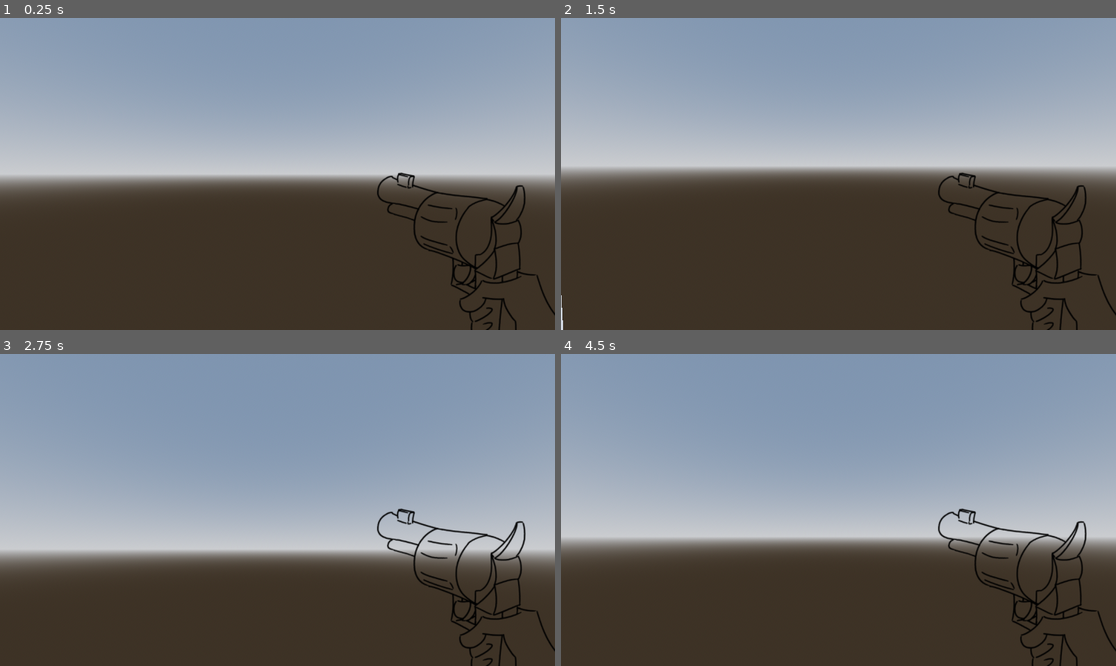
Above: before the commit, frames 1-4 (two rows, left to right).
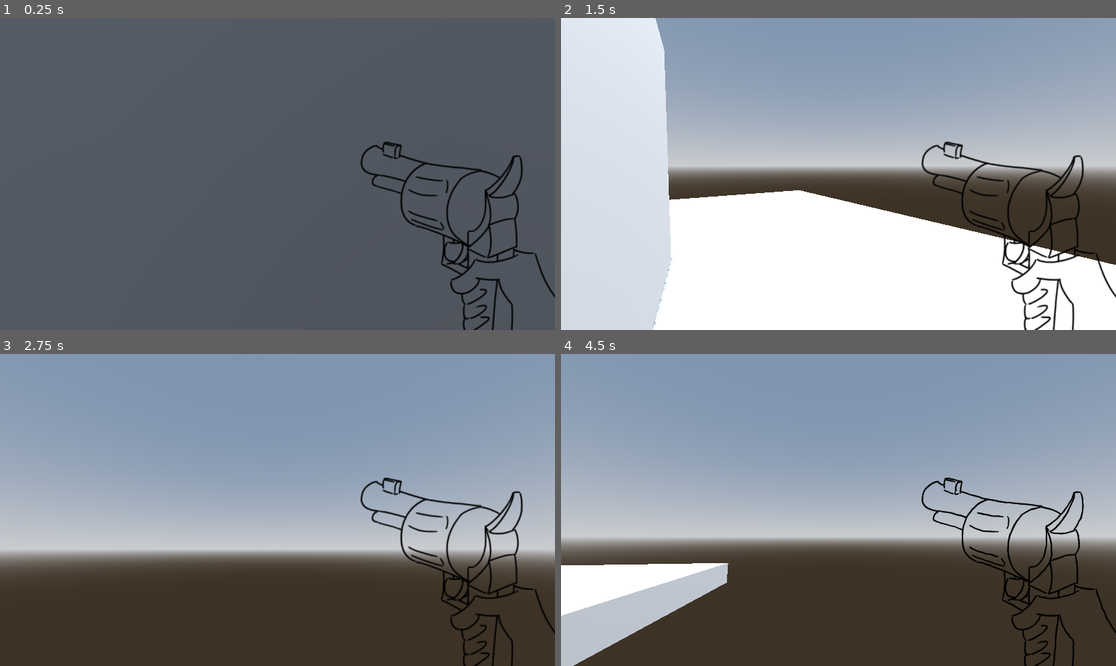
Above: after the commit, the same moments.

Repository: BootaroTC/GameJam---Gumshoe
Game: Godot game, scene res://Scene/TestScene/node_3d.tscn
Same seed, same stepped clock (60 frames per second), same inputs: the game is played once before the commit and once after it.
Inputs (mouse positions are in pixels of both pictures, inside the frame that each line leads up to):
- Up to frame 1 (0.25 s): no input
- Up to frame 2 (1.5 s): move the mouse to (866, 174) at 0.52 s; hold W (forward) from 0.53 s (still down); move the mouse to (810, 174) at 1.27 s
- Up to frame 3 (2.75 s): keep holding W (forward); move the mouse to (288, 503) at 2.02 s
- Up to frame 4 (4.5 s): keep holding W (forward); move the mouse to (832, 516) at 2.77 s; move the mouse to (877, 513) at 3.52 s; move the mouse to (794, 506) at 4.27 s

The runs differ from the first frame. In frame 1, 99% of the frame differs, in the area x 0-100%, y 0-100%; in frame 2, 50%; in frame 3, 3.3%; in frame 4, 9.1%.

Commit message:
AnimatedSprite

Diff:
--- a/Scene/PlayerScene/player.tscn
+++ b/Scene/PlayerScene/player.tscn
@@ -1,7 +1,10 @@
-[gd_scene load_steps=8 format=3 uid="uid://cxn6fsb5astcu"]
+[gd_scene load_steps=12 format=3 uid="uid://cxn6fsb5astcu"]
 
 [ext_resource type="Script" uid="uid://dhad0e865fcq0" path="res://Scripts/PlayerScript/player.gd" id="1_ikhmg"]
 [ext_resource type="Texture2D" uid="uid://yk8wywjeh8tv" path="res://Sprites/Misc/Gun.png" id="2_3csk6"]
+[ext_resource type="Texture2D" uid="uid://ujsgnj2bmffj" path="res://Sprites/Misc/Gun_00001.png" id="3_5nuyq"]
+[ext_resource type="Texture2D" uid="uid://6bdtybbx65y6" path="res://Sprites/Misc/Gun_00002.png" id="4_ypcrx"]
+[ext_resource type="Texture2D" uid="uid://crjqklowipup8" path="res://Sprites/Misc/Gun_00003.png" id="5_6qdyf"]
 
 [sub_resource type="ProceduralSkyMaterial" id="ProceduralSkyMaterial_ikhmg"]
 sky_horizon_color = Color(0.66224277, 0.6717428, 0.6867428, 1)
@@ -18,6 +21,26 @@
 [sub_resource type="CapsuleMesh" id="CapsuleMesh_xp4ec"]
 
 [sub_resource type="CapsuleShape3D" id="CapsuleShape3D_ikhmg"]
+
+[sub_resource type="SpriteFrames" id="SpriteFrames_3csk6"]
+animations = [{
+"frames": [{
+"duration": 1.0,
+"texture": ExtResource("2_3csk6")
+}, {
+"duration": 1.0,
+"texture": ExtResource("3_5nuyq")
+}, {
+"duration": 1.0,
+"texture": ExtResource("4_ypcrx")
+}, {
+"duration": 1.0,
+"texture": ExtResource("5_6qdyf")
+}],
+"loop": true,
+"name": &"default",
+"speed": 3.0
+}]
 
 [node name="Player" type="CharacterBody3D"]
 script = ExtResource("1_ikhmg")
@@ -37,10 +60,11 @@
 
 [node name="Neck" type="Node3D" parent="."]
 
-[node name="Sprite3D" type="Sprite3D" parent="Neck"]
-transform = Transform3D(0.75, 0, 0, 0, 0.75, 0, 0, 0, 0.75, 0.22978711, 0.7254901, -0.9629185)
-pixel_size = 0.001
-texture = ExtResource("2_3csk6")
-
 [node name="Camera3D" type="Camera3D" parent="Neck"]
 transform = Transform3D(1, 0, 0, 0, 1, 0, 0, 0, 1, 0, 0.6005157, -0.2976774)
+
+[node name="AnimatedSprite3D" type="AnimatedSprite3D" parent="Neck"]
+transform = Transform3D(0.055, 0, 0, 0, 0.055, 0, 0, 0, 0.055, 0.11218575, 0.7601303, -0.7443194)
+no_depth_test = true
+sprite_frames = SubResource("SpriteFrames_3csk6")
+autoplay = "default"
--- a/Scene/TestScene/node_3d.tscn
+++ b/Scene/TestScene/node_3d.tscn
@@ -8,7 +8,7 @@
 [node name="Node3D" type="Node3D"]
 
 [node name="StaticBody3D" type="StaticBody3D" parent="."]
-transform = Transform3D(1, 0, 0, 0, 1, 0, 0, 0, 1, 0, 0, 3.131567)
+transform = Transform3D(5, 0, 0, 0, 1, 0, 0, 0, 5, 0, 0, 3.131567)
 
 [node name="CollisionShape3D" type="CollisionShape3D" parent="StaticBody3D"]
 transform = Transform3D(6, 0, 0, 0, 0.5, 0, 0, 0, 6, 0, 0, 0)
@@ -17,5 +17,15 @@
 [node name="CSGBox3D" type="CSGBox3D" parent="StaticBody3D"]
 transform = Transform3D(3.3251154, 0, 0, 0, 1, 0, 0, 0, 2.9670544, 0, 0, 0)
 
+[node name="StaticBody3D2" type="StaticBody3D" parent="."]
+transform = Transform3D(1, 0, 0, 0, 1, 0, 0, 0, 1, 0, 0, -0.68083)
+
+[node name="CollisionShape3D" type="CollisionShape3D" parent="StaticBody3D2"]
+transform = Transform3D(6, 0, 0, 0, 0.5, 0, 0, 0, 6, 0, 0, 0)
+shape = SubResource("BoxShape3D_noarx")
+
+[node name="CSGBox3D" type="CSGBox3D" parent="StaticBody3D2"]
+transform = Transform3D(3.325116, 0, 0, 0, -4.371139e-08, -2.9670544, 0, 1, -1.2969407e-07, 0, 1.9453266, 1.8333201)
+
 [node name="Player" parent="." instance=ExtResource("1_pc11m")]
 transform = Transform3D(1, 0, 0, 0, 1, 0, 0, 0, 1, 0, 2, 2.9280467)
Binary file added: Sprites/Misc/Gun_00001.png
Not shown, added: Sprites/Misc/Gun_00001.png.import
Binary file added: Sprites/Misc/Gun_00002.png
Not shown, added: Sprites/Misc/Gun_00002.png.import
Binary file added: Sprites/Misc/Gun_00003.png
Not shown, added: Sprites/Misc/Gun_00003.png.import
